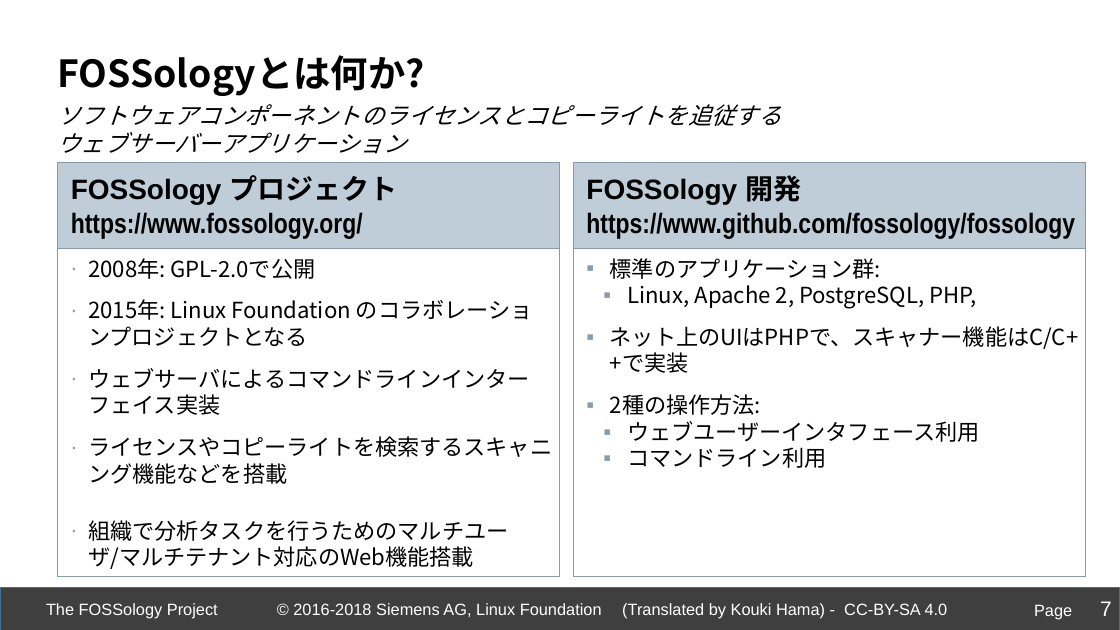
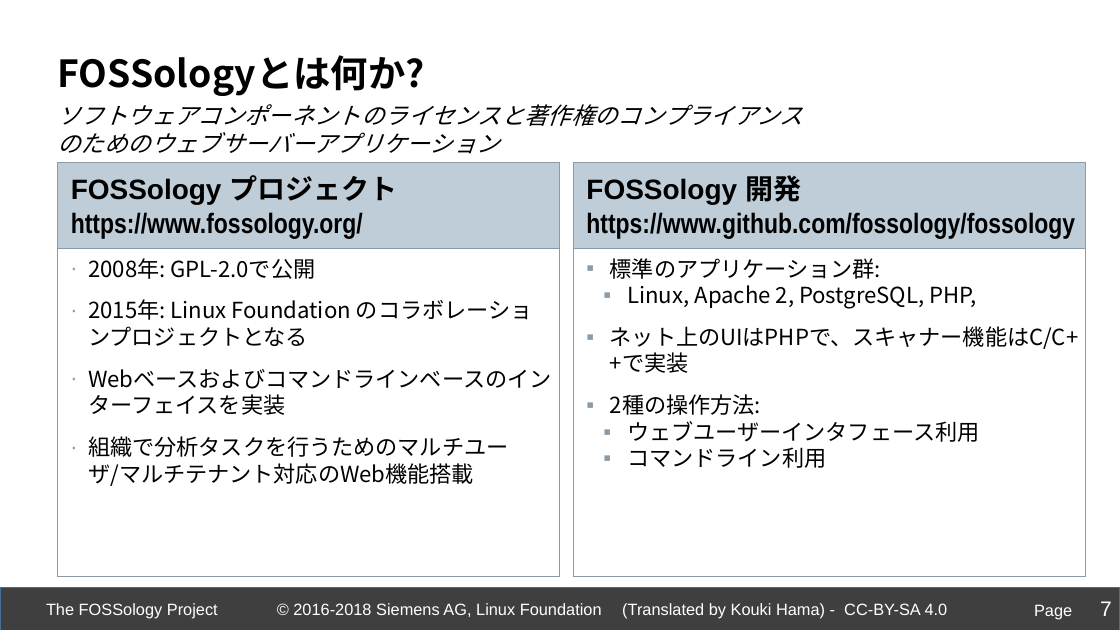
Before and after one commit to fossology/FOSSologySlides, a slide deck: slide 7 of Module-B-JPN-Basic-Workflow.pptx. Drawn at 1120x630 pixels with LibreOffice and Linux fonts; fonts in the diff are those of the drawing; background and template pictures are left out. Boxes give left, top, right and bottom in pixels: in the first picture for what was removed or moved away, otherwise in the second. Text is boxed around its words. In the diff, an @@ line names an element or a change of style, - is before the commit and + after.

```diff
--- a/Module-B-JPN-Basic-Workflow.pptx
+++ b/Module-B-JPN-Basic-Workflow.pptx
@@ text at bbox=[58, 104, 803, 154]: text changed @@
-ソフトウェアコンポーネントのライセンスとコピーライトを追従する
-ウェブサーバーアプリケーション
+ソフトウェアコンポーネントのライセンスと著作権のコンプライアンスのためのウェブサーバーアプリケーション
@@ text in rectangle at bbox=[88, 368, 552, 484]: text changed @@
-  ∙ ウェブサーバによるコマンドラインインターフェイス実装
-  ∙ ライセンスやコピーライトを検索するスキャニング機能などを搭載
+  ∙ Webベースおよびコマンドラインベースのインターフェイスを実装
@@ text in rectangle at bbox=[88, 436, 508, 486]: less space between paragraphs @@
```
Also in this commit, not shown: 6 other slides changed.
